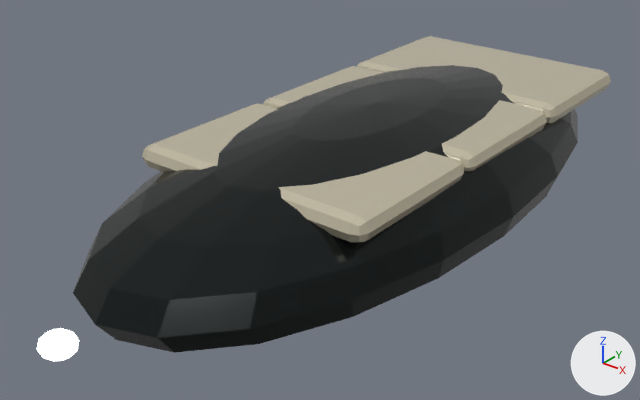
An edit to the glTF model public/assets/ships/gilded/light/lod2.glb, drawn before and after from the same camera.
Camera for both pictures: a 50 mm lens placed at (4.51, -6.23, 3.51), pointed at (-0.24, -0.3, -0.17). Arrows for +X, +Y and +Z are at lower right; the lights stay in place. The older version comes first. Where no turn or scale is listed for an object, it has been applied to the vertices. Vertices at exactly the same position are counted once.

In view in the first picture: 'RIMWARD_ENGINE_GLOW', 'RIMWARD_HULL'.
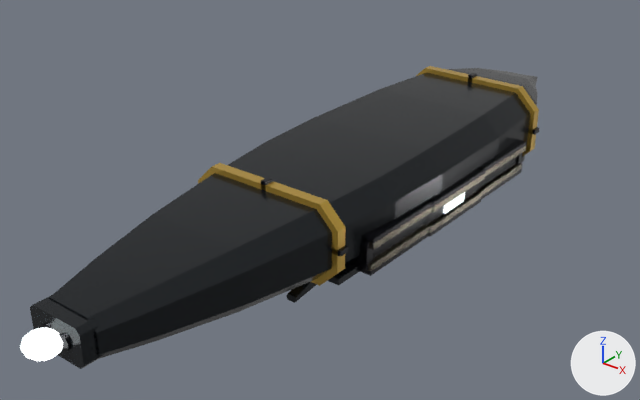
Edits to the scene script, one JSON object a line:
```json
{"block": "me_cube_003", "where": "# used by ob_rimward_emissive; parent = ob_rimward_ship_root; location = (0.0, 0.694, 0.0); scale = (1.75, 1.75, 1.75)"}
{"op": "remove", "block": "me_cube_003", "code": "me_cube_003.from_pydata(...)  # 56 vertices, 108 faces; spans x -0.13..0.13, y -1.0..1.0, z -0.04..0.04"}
{"op": "add", "block": "me_cube_003", "code": "me_cube_003.from_pydata(...)  # 48 vertices, 80 faces; spans x -0.44..0.44, y -0.07..0.07, z -1.0..1.0"}
{"block": "me_cube_003", "change": "me_cube_003 part 1: 8 vertices added at x 0.42..0.44, y -0.07..0.0, z -1.0..-0.82"}
{"block": "me_cube_003", "change": "other edits to the shape of me_cube_003 do not show in these pictures"}
{"block": "me_sphere", "where": "# used by ob_rimward_hull; parent = ob_rimward_ship_root; location = (0.0, 0.226, 0.0); scale = (3.35, 3.35, 3.35)"}
{"op": "remove", "block": "me_sphere", "code": "me_sphere.from_pydata(...)  # 310 vertices, 612 faces; spans x -0.45..0.45, y -1.0..1.0, z -0.21..0.21"}
{"op": "add", "block": "me_sphere", "code": "me_sphere.from_pydata(...)  # 596 vertices, 1040 faces; spans x -0.25..0.25, y -1.0..1.0, z -0.15..0.15"}
{"block": "me_sphere", "change": "me_sphere part 2: a new loose piece, a 10-sided cylinder along y spanning x 0.01..0.043, y -1.0..-0.961, z 0.002..0.036, in mat_rimward_hull"}
{"block": "me_sphere", "change": "me_sphere part 3: a new loose piece, a box spanning x -0.007..0.007, y 0.529..0.556, z 0.115..0.149, in mat_rimward_hull"}
{"block": "me_sphere", "change": "me_sphere part 4: a new loose piece, a box spanning x 0.195..0.228, y 0.529..0.556, z 0.012..0.026, in mat_rimward_hull"}
{"block": "me_sphere", "change": "me_sphere part 5: a new loose piece, a box spanning x -0.007..0.007, y -0.408..-0.38, z 0.098..0.131, in mat_rimward_hull"}
{"block": "me_sphere", "change": "me_sphere part 6: a new loose piece, a box spanning x 0.192..0.225, y -0.408..-0.38, z 0.012..0.026, in mat_rimward_hull"}
{"block": "me_sphere", "change": "me_sphere part 7: a new loose piece, a box spanning x 0.154..0.203, y -0.385..0.082, z -0.082..-0.065, in mat_rimward_hull"}
{"block": "me_sphere", "change": "me_sphere part 8: a new loose piece, a box spanning x 0.137..0.235, y 0.422..0.445, z -0.061..0.009, in mat_rimward_hull"}
{"block": "me_sphere", "change": "me_sphere part 9: a new loose piece, a box spanning x 0.136..0.233, y -0.318..-0.296, z -0.061..0.009, in mat_rimward_hull"}
{"block": "me_sphere", "change": "me_sphere part 10: the loose piece of 182 vertices spanning x -0.45..0.45, y -1.0..1.0, z -0.21..0.21 is rebuilt with 104 vertices and now spans x -0.23..0.23, y -0.96..1.0, z -0.09..0.13"}
{"block": "me_sphere", "change": "me_sphere part 11: the loose piece of 128 vertices spanning x -0.36..0.36, y -0.56..0.84, z 0.11..0.17 is deleted"}
{"block": "me_sphere", "change": "me_sphere part 12: 308 vertices added at x -0.25..0.25, y -0.42..0.56, z -0.15..0.14"}
{"block": "me_sphere", "change": "me_sphere part 13: 16 vertices added at x -0.08..0.08, y -0.99..-0.89, z -0.03..0.06"}
{"block": "me_sphere", "change": "other edits to the shape of me_sphere do not show in these pictures"}
{"op": "set", "path": "ob_rimward_engine_glow.location", "old": "(0.0, -3.44, 0.0)", "new": "(0.0, -3.557, 0.068)"}
{"op": "set", "path": "ob_rimward_hull.location", "old": "(0.0, 0.226, 0.0)", "new": "(0.0, 0.117, 0.0)"}
{"op": "set", "path": "ob_rimward_hull.scale", "old": "(3.35, 3.35, 3.35)", "new": "(3.58, 3.58, 3.58)"}
```

Boxes [x1, y1, x2, y2] around the edits, measured in the pictures (640 x 400 px):
```json
{"object": "RIMWARD_HULL", "change": "reshaped, moved, rescaled", "before": [73, 36, 611, 353], "after": [30, 66, 539, 369]}
{"object": "RIMWARD_ENGINE_GLOW", "change": "moved", "before": [36, 328, 80, 362], "after": [20, 327, 63, 361]}
{"part": 1, "of": "me_cube_003", "change": "added", "after": [443, 192, 465, 214]}
{"part": 2, "of": "me_sphere", "change": "added", "after": [59, 334, 71, 351]}
{"part": 3, "of": "me_sphere", "change": "added", "after": [468, 73, 477, 81]}
{"part": 4, "of": "me_sphere", "change": "added", "after": [528, 127, 539, 135]}
{"part": 5, "of": "me_sphere", "change": "added", "after": [261, 177, 273, 190]}
{"part": 6, "of": "me_sphere", "change": "added", "after": [332, 245, 348, 257]}
{"part": 7, "of": "me_sphere", "change": "added", "after": [328, 263, 360, 285]}
{"part": 8, "of": "me_sphere", "change": "added", "after": [515, 153, 523, 165], "on screen": "mostly hidden"}
{"part": 9, "of": "me_sphere", "change": "added", "after": [349, 240, 373, 270]}
{"part": 10, "of": "me_sphere", "change": "rebuilt", "before": [73, 65, 578, 353], "after": [49, 68, 538, 358]}
{"part": 11, "of": "me_sphere", "change": "deleted", "before": [142, 36, 611, 242]}
{"part": 12, "of": "me_sphere", "change": "added", "after": [198, 66, 539, 303]}
{"part": 13, "of": "me_sphere", "change": "added", "after": [30, 295, 103, 369]}
```
